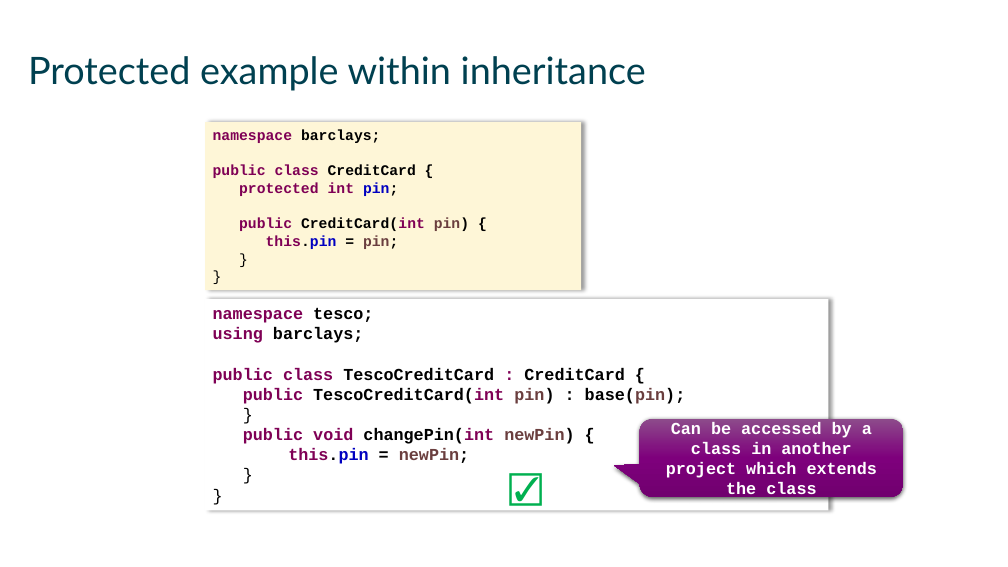
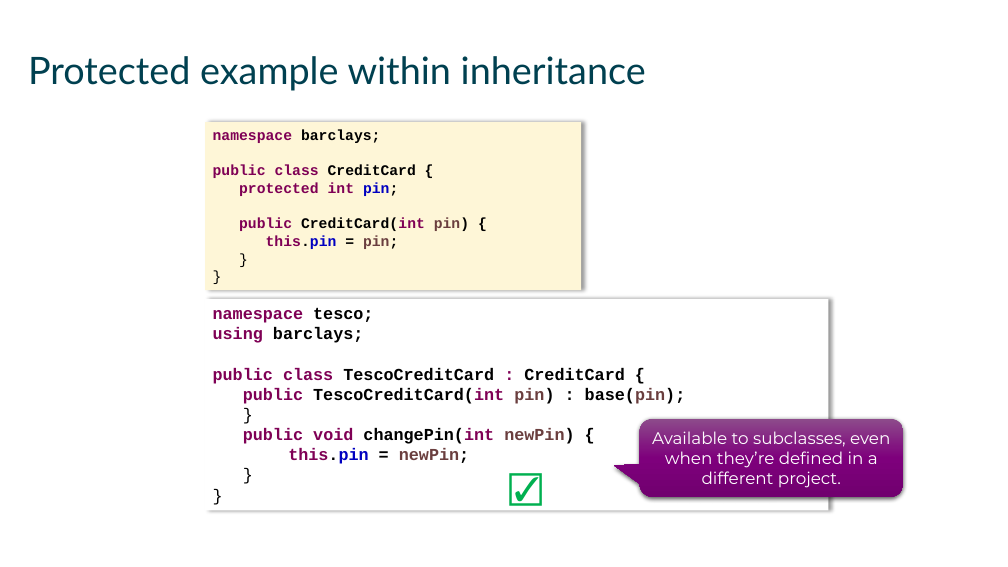
Before and after one commit to mikebaradaran/csharp, a slide deck: slide 13 of 07-Inheritance.pptx. Drawn at 1008x567 pixels with LibreOffice and Linux fonts; fonts in the diff are those of the drawing. Boxes give left, top, right and bottom in pixels: in the first picture for what was removed or moved away, otherwise in the second. Text is boxed around its words. In the diff, an @@ line names an element or a change of style, - is before the commit and + after.

```diff
--- a/07-Inheritance.pptx
+++ b/07-Inheritance.pptx
@@ text in rounded speech box at <box>652,431,890,488</box>: text changed; font Courier New to Montserrat; bold off @@
-Can be accessed by a class in another project which extends the class
+Available to subclasses, even when they’re defined in a different project.
```
Also in this commit, not shown: 2 other slides changed, 10 other files.
